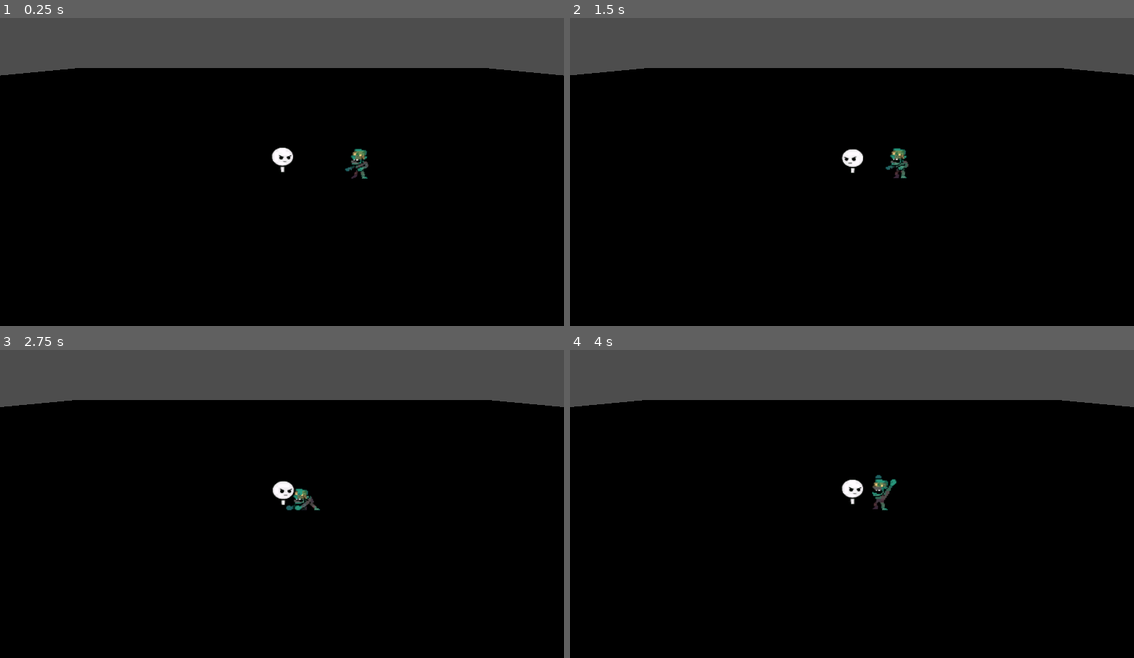
Above: before the commit, frames 1-4 (two rows, left to right).
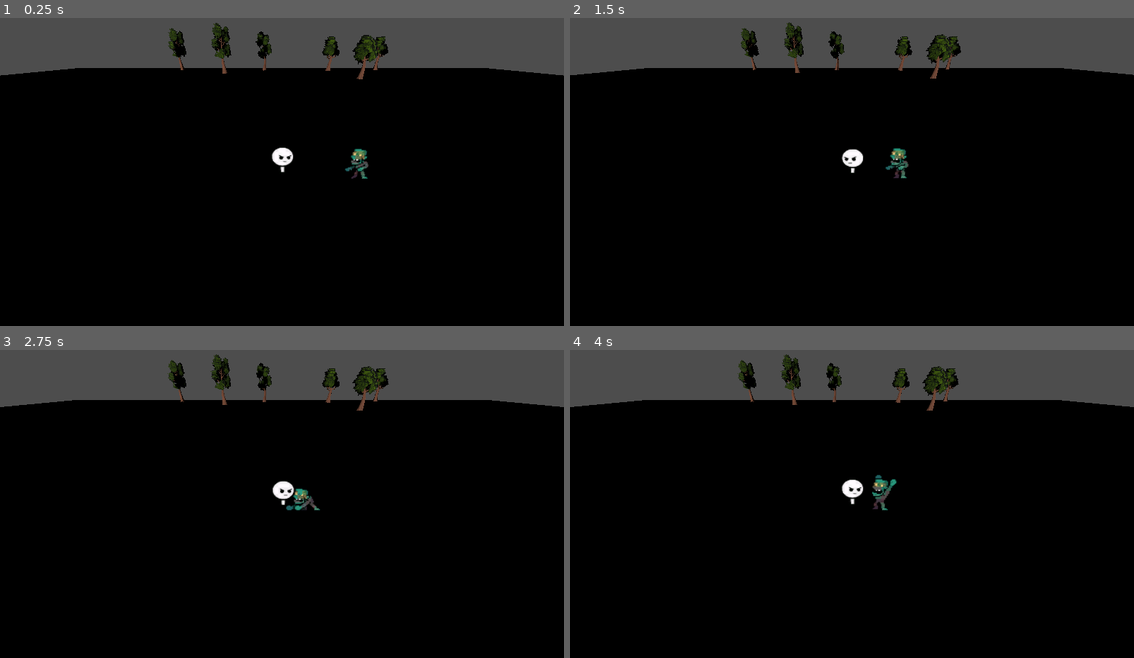
Above: after the commit, the same moments.

Repository: titojuanc/Juego-4-Melgarejo-Messina-Negri
Game: Godot game, scene res://scenes/Debug.tscn
Two runs of this game, one before a commit and one after it. Both use one fixed random seed, a clock stepped at 60 frames per second and the inputs below. This scene is started directly instead of the project's main scene.
Inputs (mouse positions are in pixels of both pictures, inside the frame that each line leads up to):
- Up to frame 1 (0.25 s): no input
- Up to frame 2 (1.5 s): move the mouse to (976, 150) at 0.52 s; press the mouse at (976, 150) at 0.53 s; move the mouse to (739, 184) at 1.27 s; release the mouse at (739, 184) at 1.28 s; tap A (la_A) at 1.35 s
- Up to frame 3 (2.75 s): move the mouse to (338, 430) at 2.02 s; tap D (la_D) at 2.1 s
- Up to frame 4 (4 s): move the mouse to (823, 562) at 2.77 s; tap S (la_S) at 2.85 s; move the mouse to (1021, 547) at 3.52 s; tap W (la_W) at 3.6 s

The runs differ from the first frame. In frame 1, 1.3% of the frame differs, in the area x 29-69%, y 1-20%; in frame 2, 1.3%; in frame 3, 1.3%; in frame 4, 1.3%.

Commit message:
Agregado el spawneo aleatorio de recursos. Por ahora solo árboles, después ampliaré con piedras, minerales, etc

Diff:
--- a/tower-defense/scenes/Arbol.tscn
+++ b/tower-defense/scenes/Arbol.tscn
@@ -1,8 +1,8 @@
 [gd_scene format=3 uid="uid://clh38nuj1qg4k"]
 
-[ext_resource type="ArrayMesh" uid="uid://ds1u5ctjosta2" path="res://assets/arboles/arbol1/Arbol1.obj" id="1_x72v4"]
+[ext_resource type="Script" path="res://scripts/arbol_random_mesh.gd" id="1_h8m2q"]
 
 [node name="Arbol" type="Node3D" unique_id=1512533366]
+script = ExtResource("1_h8m2q")
 
 [node name="MeshInstance3D" type="MeshInstance3D" parent="." unique_id=904620634]
-mesh = ExtResource("1_x72v4")
--- a/tower-defense/scenes/Debug.tscn
+++ b/tower-defense/scenes/Debug.tscn
@@ -7,8 +7,10 @@
 [node name="Mundo" type="Node3D" unique_id=1869897971]
 
 [node name="DirectionalLight3D" type="DirectionalLight3D" parent="." unique_id=984179307]
-transform = Transform3D(1, 0, 0, 0, 1, 0, 0, 0, 1, 0, 4, 0)
+transform = Transform3D(1, 0, 0, 0, 1, 0, 0, 0, 1, 0, 11.007032, 0)
 shadow_enabled = true
+shadow_transmittance_bias = 16.0
+shadow_blur = 10.0
 
 [node name="Zombie" parent="." unique_id=663786870 instance=ExtResource("3_zombie")]
 transform = Transform3D(1, 0, 0, 0, 1, 0, 0, 0, 1, 4.089162, 3.1983976, 0)
--- a/tower-defense/scenes/TileMap.tscn
+++ b/tower-defense/scenes/TileMap.tscn
@@ -1,9 +1,13 @@
 [gd_scene format=3 uid="uid://cq112si4fu5fn"]
 
 [ext_resource type="MeshLibrary" uid="uid://cg13x4y33ejhl" path="res://resources/tileMap.tres" id="1_6dovd"]
+[ext_resource type="Script" path="res://scripts/gridmap_recursos.gd" id="2_bh2q3"]
+[ext_resource type="PackedScene" uid="uid://clh38nuj1qg4k" path="res://scenes/Arbol.tscn" id="3_u71y1"]
 
 [node name="GridMap" type="GridMap" unique_id=1503455355]
+script = ExtResource("2_bh2q3")
 mesh_library = ExtResource("1_6dovd")
+arbol_scene = ExtResource("3_u71y1")
 cell_size = Vector3(32, 2, 32)
 collision_layer = 4
 collision_mask = 9
--- /dev/null
+++ b/tower-defense/scripts/arbol_random_mesh.gd
@@ -0,0 +1,16 @@
+extends Node3D
+
+@onready var mesh_instance: MeshInstance3D = $MeshInstance3D
+
+const arbol_1: Mesh = preload("res://assets/arboles/arbol1/Arbol1.obj")
+const arbol_2: Mesh = preload("res://assets/arboles/arbol2/Arbol2.obj")
+const arbol_3: Mesh = preload("res://assets/arboles/arbol3/Arbol3.obj")
+
+var aleatorizador = RandomNumberGenerator.new()
+
+func _ready() -> void:
+	if mesh_instance == null:
+		return
+	aleatorizador.randomize()
+	var opciones: Array[Mesh] = [arbol_1, arbol_2, arbol_3]
+	mesh_instance.mesh = opciones[aleatorizador.randi_range(0, opciones.size() - 1)]
--- /dev/null
+++ b/tower-defense/scripts/gridmap_recursos.gd
@@ -0,0 +1,93 @@
+extends GridMap
+
+#configuración del spawneo
+@export var arbol_scene: PackedScene
+# Voy a ir agregando más por cada recurso. Creo igual que podría usar un resource para estos valores en vez de mil variables.
+@export var min_arboles_por_tile: int = 2
+@export var max_arboles_por_tile: int = 3
+@export var separacion_minima: float = 8.0
+@export var borde_tile: float = 3.0
+@export var altura_spawn: float = 1.0
+@export var variacion_escala_min: float = 0.9
+@export var variacion_escala_max: float = 1.15
+@export var regenerar_en_ready: bool = true
+
+#número random
+var aleatorizador = RandomNumberGenerator.new()
+
+func _ready() -> void:
+	if regenerar_en_ready:
+		generar_recursos()
+
+#valida los recursos y los spawnea uno a uno en la celda que pueda (las de hierba)
+func generar_recursos() -> void:
+	if mesh_library == null:
+		#empecé a usar esto para darme cuenta más fácil cuando se me olvida algo por distraído
+		push_warning("No hay MeshLibrary.")
+		return
+	var contenedor = _asegurar_contenedor_recursos()
+	_limpiar_contenedor(contenedor)
+	var item_hierba = _buscar_item_meshlib("TileHierba")
+	if item_hierba == -1:
+		push_warning("No se encontro el item 'TileHierba' en el MeshLibrary.")
+		return
+	var celdas_usadas: Array[Vector3i] = get_used_cells()
+	for tile in celdas_usadas:
+		if get_cell_item(tile) != item_hierba:
+			continue
+		_spawnear_arboles_en_celda(tile, contenedor)
+
+func _buscar_item_meshlib(nombre_item: String) -> int:
+	for id in mesh_library.get_item_list():
+		if mesh_library.get_item_name(id) == nombre_item:
+			return id
+	return -1
+
+func _asegurar_contenedor_recursos() -> Node3D:
+	var contenedor = get_node_or_null("RecursosSpawn") as Node3D
+	if contenedor == null:
+		contenedor = Node3D.new()
+		contenedor.name = "RecursosSpawn"
+		add_child(contenedor)
+	return contenedor
+
+func _limpiar_contenedor(contenedor: Node3D) -> void:
+	for hijo in contenedor.get_children():
+		hijo.queue_free()
+
+func _spawnear_arboles_en_celda(tile: Vector3i, contenedor: Node3D) -> void:
+	var cantidad = aleatorizador.randi_range(min_arboles_por_tile, max_arboles_por_tile)
+	var posiciones_locales: Array[Vector2] = [] #los árboles que ya puso
+	var max_x = (cell_size.x * 0.5) - borde_tile
+	var max_z = (cell_size.z * 0.5) - borde_tile
+	var centro_celda = map_to_local(tile)
+	for i in range(cantidad):
+		var offset = _buscar_offset_valido(posiciones_locales, max_x, max_z)
+		if offset == Vector2.INF:
+			continue
+		posiciones_locales.append(offset)
+		var arbol = arbol_scene.instantiate() as Node3D
+		if arbol == null:
+			continue
+		arbol.position = centro_celda + Vector3(offset.x, altura_spawn, offset.y)
+		arbol.rotation.y = aleatorizador.randf_range(0.0, TAU)
+		var escala = aleatorizador.randf_range(variacion_escala_min, variacion_escala_max)
+		arbol.scale = Vector3.ONE * escala
+		contenedor.add_child(arbol)
+
+#busca una posición válida para el nuevo arbol
+func _buscar_offset_valido(posiciones_existentes: Array[Vector2], max_x: float, max_z: float) -> Vector2:
+	var intentos = 17 #podrían ser más, le puse mi número de la suerte
+	for i in range(intentos):
+		var candidato = Vector2(
+			aleatorizador.randf_range(-max_x, max_x),
+			aleatorizador.randf_range(-max_z, max_z)
+		)
+		var valido = true
+		for posicion in posiciones_existentes:
+			if posicion.distance_to(candidato) < separacion_minima:
+				valido = false
+				break
+		if valido:
+			return candidato
+	return Vector2.INF
--- /dev/null
+++ b/tower-defense/scripts/tile_hierba.gd
@@ -0,0 +1,59 @@
+extends MeshInstance3D
+
+@export var arbol_scene: PackedScene
+@export var min_arboles: int = 2
+@export var max_arboles: int = 3
+@export var separacion_minima: float = 8.0
+@export var margen_borde: float = 3.0
+@export var altura_spawn: float = 1.0
+
+var _rng := RandomNumberGenerator.new()
+
+func _ready() -> void:
+	if arbol_scene == null:
+		return
+	_spawnear_arboles()
+
+func _spawnear_arboles() -> void:
+	_rng.randomize()
+	var cantidad := _rng.randi_range(min_arboles, max_arboles)
+	var posiciones: Array[Vector2] = []
+	var contenedor := Node3D.new()
+	contenedor.name = "RecursosSpawn"
+	add_child(contenedor)
+
+	var max_x := 16.0 - margen_borde
+	var max_z := 16.0 - margen_borde
+
+	for _i in range(cantidad):
+		var offset := _buscar_offset_valido(posiciones, max_x, max_z)
+		if offset == Vector2.INF:
+			continue
+		posiciones.append(offset)
+
+		var arbol := arbol_scene.instantiate() as Node3D
+		if arbol == null:
+			continue
+
+		arbol.position = Vector3(offset.x, altura_spawn, offset.y)
+		arbol.rotation.y = _rng.randf_range(0.0, TAU)
+		contenedor.add_child(arbol)
+
+func _buscar_offset_valido(posiciones_existentes: Array[Vector2], max_x: float, max_z: float) -> Vector2:
+	var intentos := 24
+	for _i in range(intentos):
+		var candidato := Vector2(
+			_rng.randf_range(-max_x, max_x),
+			_rng.randf_range(-max_z, max_z)
+		)
+
+		var valido := true
+		for posicion in posiciones_existentes:
+			if posicion.distance_to(candidato) < separacion_minima:
+				valido = false
+				break
+
+		if valido:
+			return candidato
+
+	return Vector2.INF
--- a/tower-defense/tiles/tile_hierba.tscn
+++ b/tower-defense/tiles/tile_hierba.tscn
@@ -1,4 +1,7 @@
 [gd_scene format=3 uid="uid://b7yptfxussmp2"]
+
+[ext_resource type="Script" path="res://scripts/tile_hierba.gd" id="1_a5eov"]
+[ext_resource type="PackedScene" uid="uid://clh38nuj1qg4k" path="res://scenes/Arbol.tscn" id="2_f4k1w"]
 
 [sub_resource type="StandardMaterial3D" id="StandardMaterial3D_efqsb"]
 albedo_color = Color(0, 0.49803922, 0, 1)
@@ -11,6 +14,8 @@
 size = Vector3(32, 2, 32)
 
 [node name="TileHierba" type="MeshInstance3D" unique_id=168422585]
+script = ExtResource("1_a5eov")
+arbol_scene = ExtResource("2_f4k1w")
 mesh = SubResource("BoxMesh_efqsb")
 
 [node name="StaticBody3D" type="StaticBody3D" parent="." unique_id=770022144]
Not shown: 1 places in tower-defense/scenes/Debug.tscn that only renumber resources
Not shown, added: tower-defense/scripts/arbol_random_mesh.gd.uid
Not shown, added: tower-defense/scripts/gridmap_recursos.gd.uid
Not shown, added: tower-defense/scripts/tile_hierba.gd.uid
